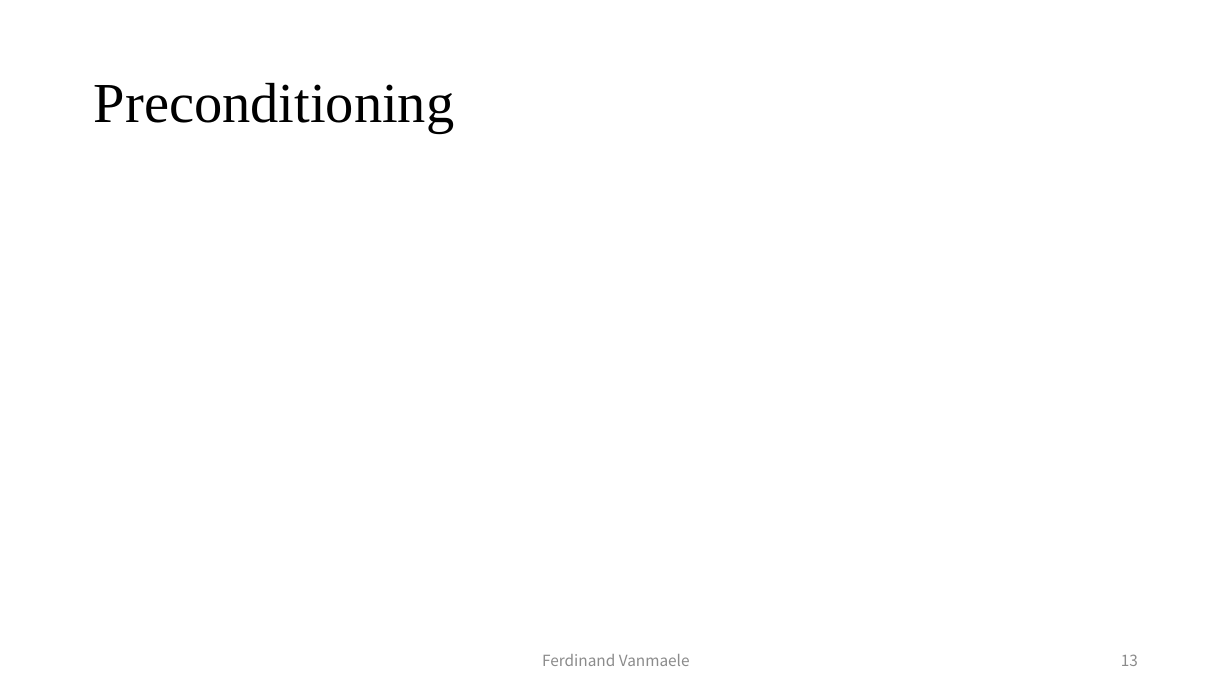
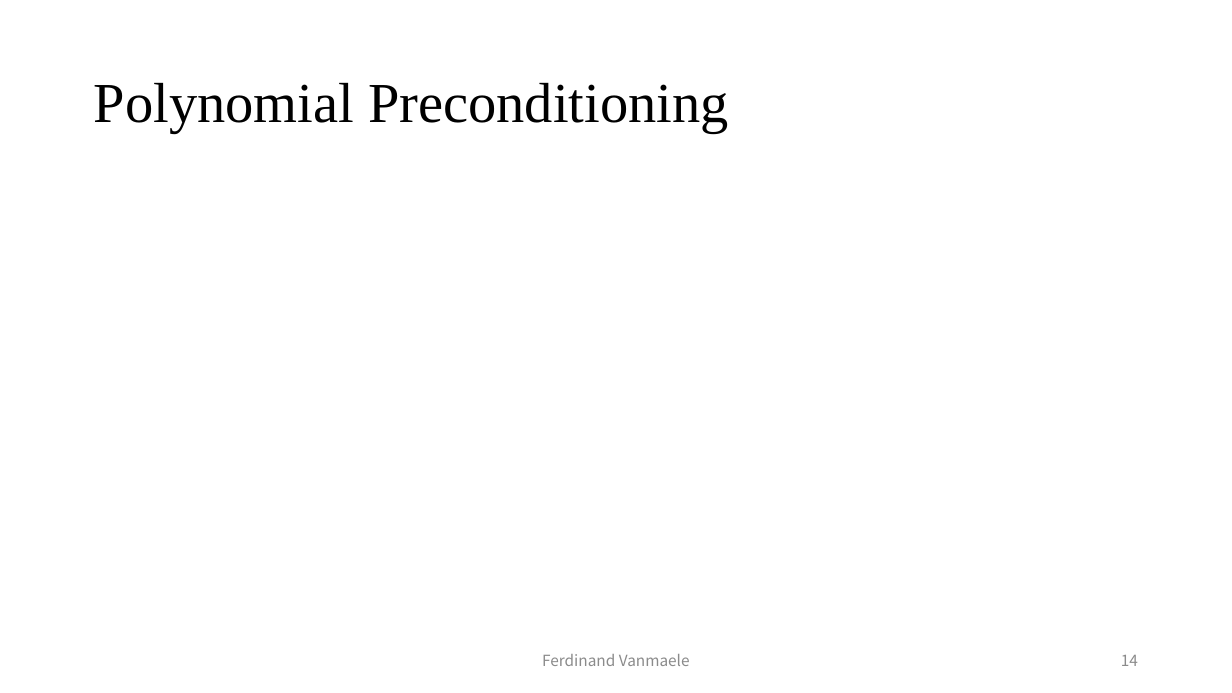
Before and after one commit to fvanmaele/polynomial-preconditioning, a slide deck: slide 14 of presentation.pptx (slide 13 before the commit). Drawn at 1232x693 pixels with LibreOffice and Linux fonts; fonts in the diff are those of the drawing; grey boxes stand for pictures. Boxes give left, top, right and bottom in pixels: in the first picture for what was removed or moved away, otherwise in the second. Text is boxed around its words. In the diff, an @@ line names an element or a change of style, - is before the commit and + after.

Commit message:
use right preconditioning
ensures the residuals are computed relative to the initial system, not
the preconditioned one

```diff
--- a/presentation.pptx
+++ b/presentation.pptx
@@ title at <box>94,82,728,133</box>: text changed @@
-Preconditioning
+Polynomial Preconditioning
@@ page number at <box>1121,655,1138,666</box>: text changed @@
-13
+14
```
Also in this commit, not shown: 7 other slides changed, 4 slides added, 1 slide removed, 39 other files.
